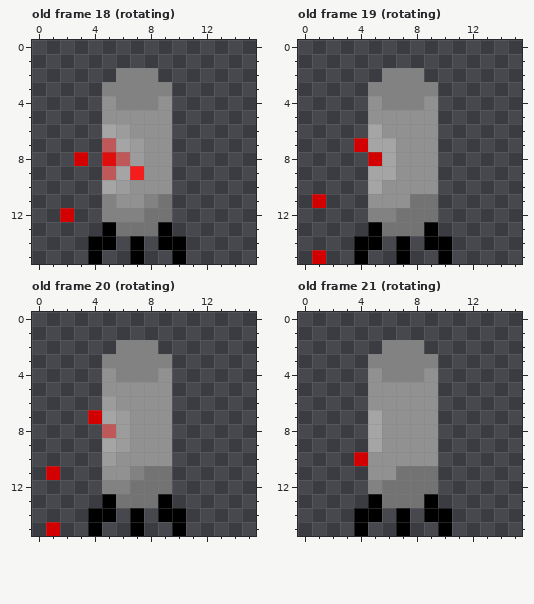
Two states of a pixel-art file, resources/art/laser-turret.aseprite. Above is the file before it was changed.
16x16 pixels, 56 frames. Colours within 5 levels of each other are drawn and written as one. Shown: old frame 18 (rotating), old frame 19 (rotating), old frame 20 (rotating), old frame 21 (rotating). The commit also changed other frames, which this record leaves out.
After:
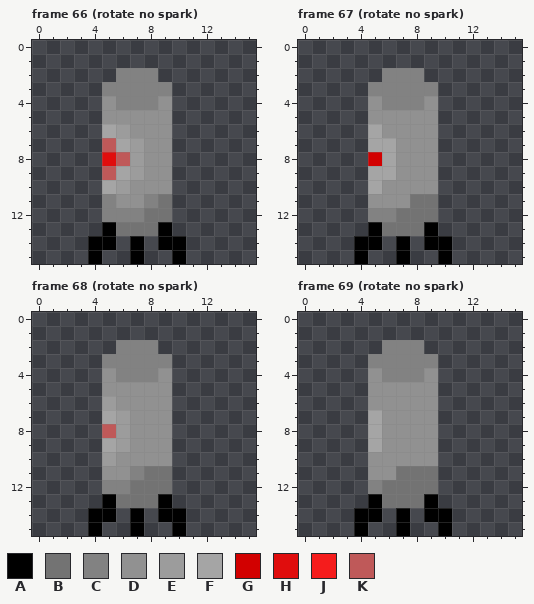
Palette (. is transparent): A #000000  B #737373  C #828282  D #919191  E #9c9c9c  F #a5a5a5  G #d20000  H #e00d0d  J #f51c1c  K #bf5959
A new or re-ordered frame is compared with the old frame closest to it.
Commit message: working on stationary laser turret rotation
What changed:
frames 56 -> 86
Frame 66 (rotate no spark) is new; against old frame 18 (rotating):
y 8: x 3 G -> .
y 9: x 7 J -> E
y 12: x 2 G -> .
Frame 67 (rotate no spark) is new; against old frame 19 (rotating):
y 7: x 4 G -> .
y 11: x 1 G -> .
y 15: x 1 G -> .
Frame 68 (rotate no spark) is new; against old frame 20 (rotating): the same change as frame 67 (rotate no spark)
Frame 69 (rotate no spark) is new; against old frame 21 (rotating):
y 10: x 4 G -> .
Pixel boxes of the changes (left, top, right, bottom) in both pictures:
changed: (74, 152, 144, 180)
erased: (60, 208, 74, 222)
erased: (312, 138, 368, 208)
erased: (312, 250, 326, 264)
erased: (46, 410, 102, 480)
erased: (46, 522, 60, 536)
erased: (354, 452, 368, 466)
